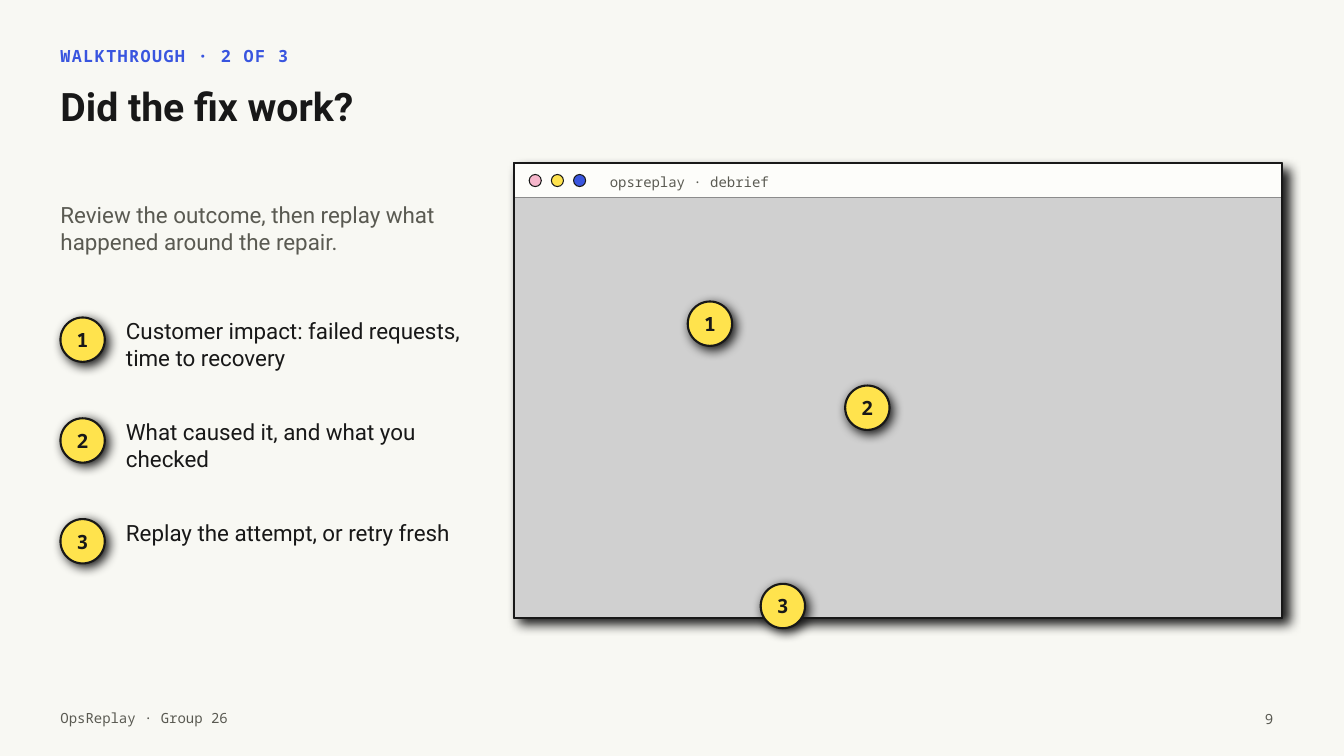
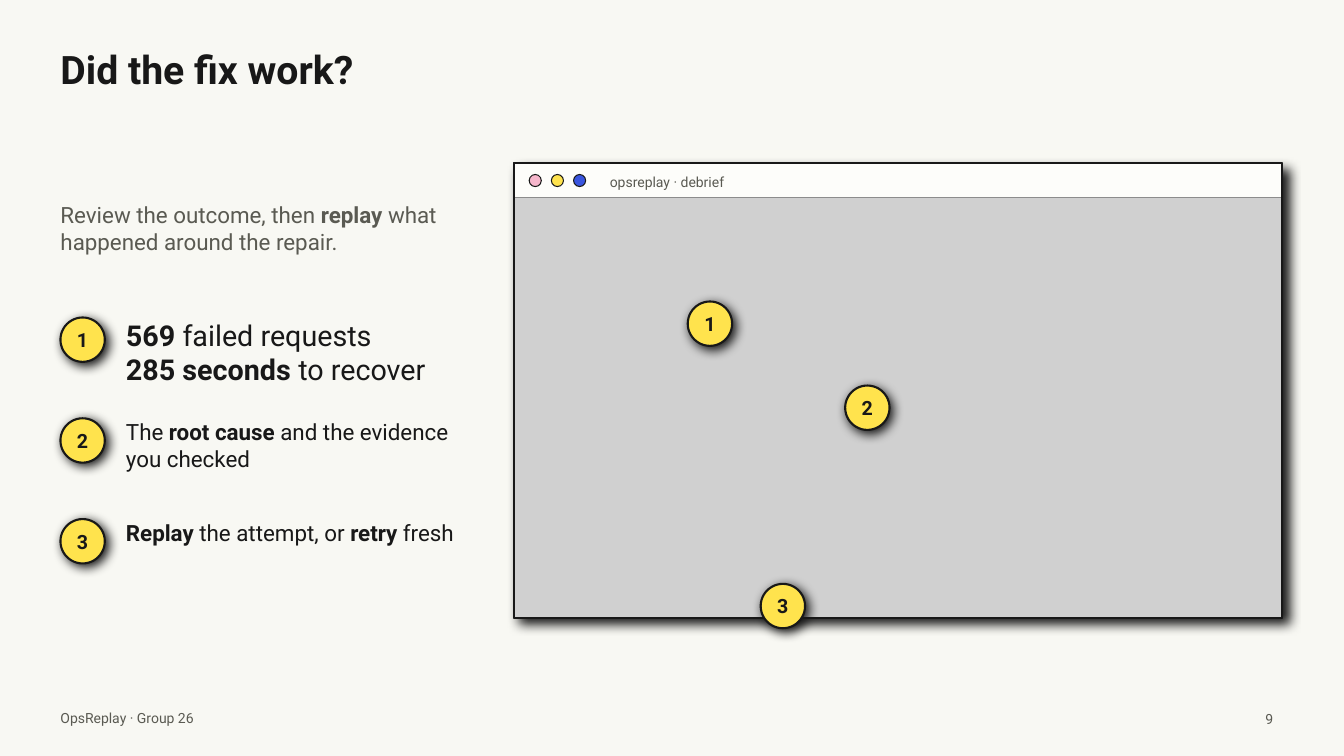
Before and after one commit to ehz0ah/OpsReplay, a slide deck: slide 9 of docs/reports/final/OpsReplay_Final_Presentation.pptx. Drawn at 1344x756 pixels with LibreOffice and Linux fonts; fonts in the diff are those of the drawing; grey boxes stand for pictures. Boxes give left, top, right and bottom in pixels: in the first picture for what was removed or moved away, otherwise in the second. Text is boxed around its words. In the diff, an @@ line names an element or a change of style, - is before the commit and + after.

```diff
--- a/docs/reports/final/OpsReplay_Final_Presentation.pptx
+++ b/docs/reports/final/OpsReplay_Final_Presentation.pptx
@@ title "Did the fix work?" moved from (x1=60, y1=91, x2=354, y2=122) to (x1=60, y1=54, x2=354, y2=85) @@
@@ text removed at (x1=60, y1=50, x2=288, y2=62) @@
-WALKTHROUGH · 2 OF 3
@@ text "Review the outcome, then replay ..." at (x1=60, y1=206, x2=437, y2=255): bold on in "replay" @@
@@ text at (x1=126, y1=324, x2=425, y2=381): text changed; size 16 to 20.5 pt @@
-Customer impact: failed requests, time to recovery
+569 failed requests
+285 seconds to recover
@@ text at (x1=126, y1=423, x2=448, y2=472): text changed @@
-What caused it, and what you checked
+The root cause and the evidence you checked
@@ text "Replay the attempt, or retry ..." at (x1=126, y1=524, x2=454, y2=546): bold on in "Replay retry" @@
@@ font Noto Sans Mono to Roboto in 5 elements at (x1=610, y1=176, x2=724, y2=190), (x1=60, y1=318, x2=105, y2=362), (x1=688, y1=301, x2=732, y2=346), (x1=846, y1=386, x2=890, y2=431), (x1=60, y1=712, x2=194, y2=726) @@
```
Also in this commit, not shown: 25 other slides changed, 1 slide added, 2 other files.
